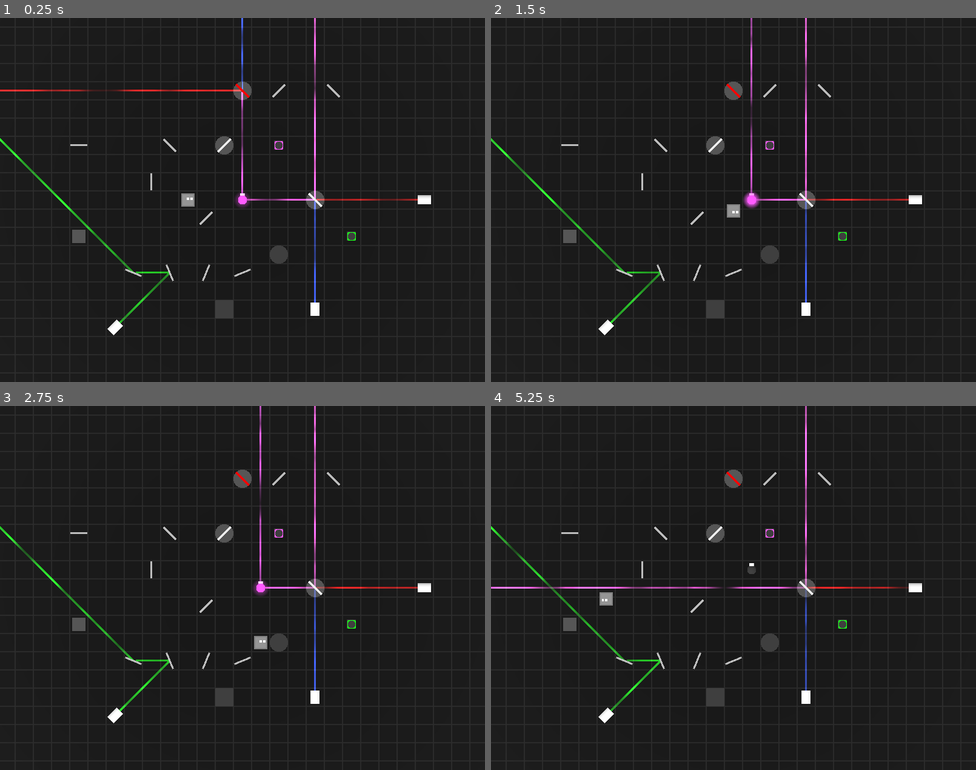
Above: before the commit, frames 1-4 (two rows, left to right).
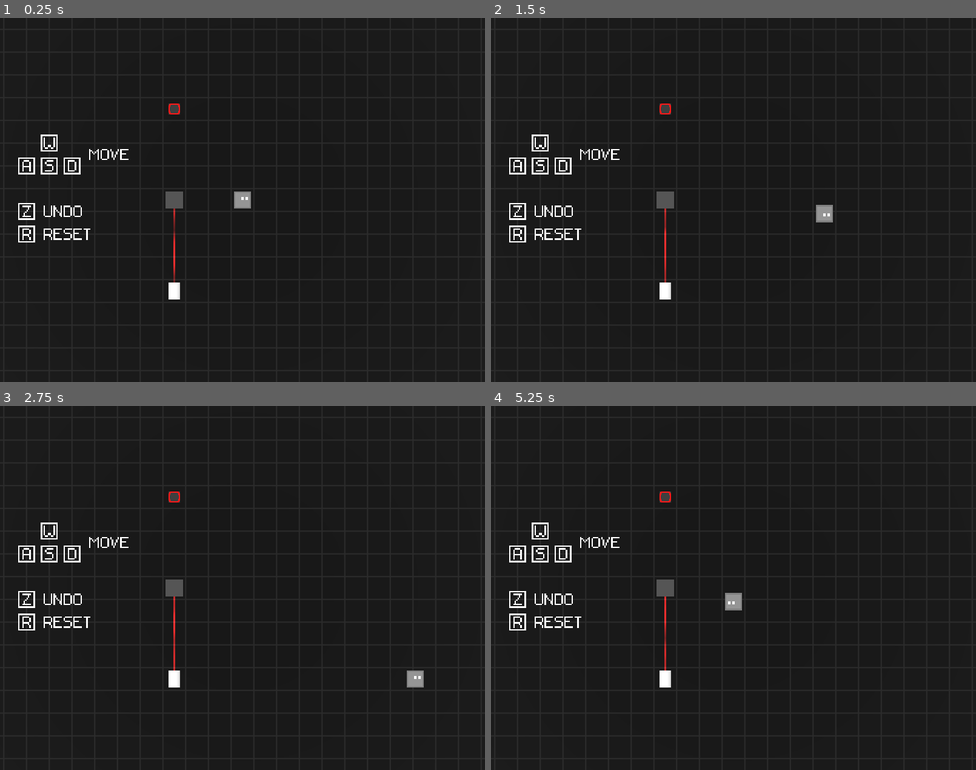
Above: after the commit, the same moments.

Repository: RiverApril/EnergyJam
Game: Godot game, scene res://levels/level_1.tscn
Same seed, same stepped clock (60 frames per second), same inputs: the game is played once before the commit and once after it. Before the commit the project starts from res://levels/playground.tscn.
Inputs (mouse positions are in pixels of both pictures, inside the frame that each line leads up to):
- Up to frame 1 (0.25 s): no input
- Up to frame 2 (1.5 s): tap Enter at 0.5 s; move the mouse to (840, 181) at 0.52 s; hold D (Right) 0.53-1.28 s; tap Z (Undo) at 0.6, 1.35 s; move the mouse to (636, 218) at 1.27 s; hold S (Down) from 1.28 s (still down)
- Up to frame 3 (2.75 s): move the mouse to (291, 507) at 2.02 s; release S (Down) at 2.03 s; hold D (Right) from 2.03 s (still down); tap Z (Undo) at 2.1 s
- Up to frame 4 (5.25 s): move the mouse to (709, 660) at 2.77 s; release D (Right) at 2.78 s; hold W (Up) 2.78-3.53 s; tap Z (Undo) every 0.75 s from 2.85 to 5.1 s; move the mouse to (879, 642) at 3.52 s; hold A (Left) 3.53-5.03 s; move the mouse to (588, 533) at 4.27 s; move the mouse to (757, 588) at 5.02 s; hold S (Down) from 5.03 s (still down)

The runs differ from the first frame. In frame 1, 3.9% of the frame differs, in the area x 0-89%, y 0-88%; in frame 2, 3.8%; in frame 3, 3.7%; in frame 4, 3.8%.

Commit message:
add controls sprite, changed camera view size

Diff:
--- a/datas/all_levels.tres
+++ b/datas/all_levels.tres
@@ -6,4 +6,4 @@
 script = ExtResource("1_mg7gl")
 main_menu = "res://levels/menu"
 levels_folder = "res://levels/"
-levels = PackedStringArray("playground", "Level_1", "Level_2", "Level_3", "Level_4", "Level_5", "Level_6", "Level_7", "Level_8", "Level_9", "Level_10")
+levels = PackedStringArray("Level_1", "Level_2", "Level_3", "Level_4", "Level_5", "Level_6", "Level_7", "Level_8", "Level_9", "Level_10")
--- a/levels/level_1.tscn
+++ b/levels/level_1.tscn
@@ -1,6 +1,7 @@
-[gd_scene load_steps=6 format=3 uid="uid://twfiaksnra1t"]
+[gd_scene load_steps=7 format=3 uid="uid://twfiaksnra1t"]
 
 [ext_resource type="PackedScene" uid="uid://buxx8bxc0y6a8" path="res://objects/world_nodes.tscn" id="1_n2psw"]
+[ext_resource type="Texture2D" uid="uid://cbx44vhv2b4dh" path="res://textures/controls.png" id="2_e4vy7"]
 [ext_resource type="PackedScene" uid="uid://wdtsu7b21k3j" path="res://objects/player.tscn" id="2_gbeps"]
 [ext_resource type="PackedScene" uid="uid://csgcpmpema2ta" path="res://objects/emitter.tscn" id="3_rpyud"]
 [ext_resource type="PackedScene" uid="uid://u1lex88s588t" path="res://objects/block.tscn" id="4_ga1bi"]
@@ -10,18 +11,25 @@
 
 [node name="World" parent="." instance=ExtResource("1_n2psw")]
 
+[node name="Controls Sprite" type="Sprite3D" parent="."]
+transform = Transform3D(1, 0, 0, 0, -4.37114e-08, 1, 0, -1, -4.37114e-08, -6, -0.75, 0)
+pixel_size = 0.0625
+texture_filter = 0
+texture = ExtResource("2_e4vy7")
+
 [node name="Player Block" parent="." instance=ExtResource("2_gbeps")]
-transform = Transform3D(1, 0, 0, 0, 1, 0, 0, 0, 1, 2, 0, 2)
 
 [node name="Laser (Red)" parent="." instance=ExtResource("3_rpyud")]
-transform = Transform3D(1, 0, 0, 0, 1, 0, 0, 0, 1, -3, 0, 2)
+transform = Transform3D(1, 0, 0, 0, 1, 0, 0, 0, 1, -3, 0, 4)
 script = null
 
 [node name="Block" parent="." instance=ExtResource("4_ga1bi")]
 transform = Transform3D(1, 0, 0, 0, 1, 0, 0, 0, 1, -3, 0, 0)
 
 [node name="Glow Block" parent="." instance=ExtResource("5_rb8bl")]
-transform = Transform3D(1, 0, 0, 0, 1, 0, 0, 0, 1, -3, 0, -3)
+transform = Transform3D(1, 0, 0, 0, 1, 0, 0, 0, 1, -3, 0, -4)
 script = null
 metadata/objective_red = true
 metadata/objective_green = false
+
+[editable path="World"]
--- a/levels/menu.tscn
+++ /dev/null
@@ -1,7 +0,0 @@
-[gd_scene load_steps=2 format=3 uid="uid://crbomvuo6nukc"]
-
-[ext_resource type="PackedScene" uid="uid://buxx8bxc0y6a8" path="res://objects/world_nodes.tscn" id="1_n2e0c"]
-
-[node name="Menu" type="Node3D"]
-
-[node name="World" parent="." instance=ExtResource("1_n2e0c")]
--- a/objects/world_nodes.tscn
+++ b/objects/world_nodes.tscn
@@ -37,7 +37,7 @@
 [node name="Camera3D" type="Camera3D" parent="."]
 transform = Transform3D(1, 0, 0, 0, -4.37114e-08, 1, 0, -1, -4.37114e-08, 0, 10, 0)
 projection = 1
-size = 20.0
+size = 16.0
 
 [node name="Floor" type="MeshInstance3D" parent="."]
 transform = Transform3D(1, 0, 0, 0, 1, 0, 0, 0, 1, 0, -1, 0)
--- a/project.godot
+++ b/project.godot
@@ -11,7 +11,7 @@
 [application]
 
 config/name="Energy Jam"
-run/main_scene="res://levels/playground.tscn"
+run/main_scene="res://levels/Level_1.tscn"
 config/features=PackedStringArray("4.3", "GL Compatibility")
 config/icon="res://icon.svg"
 
--- a/scripts/all_levels.gd
+++ b/scripts/all_levels.gd
@@ -2,7 +2,5 @@
 
 class_name AllLevels
 
-@export var main_menu: String
-
 @export var levels_folder = "res://levels/"
 @export var levels: PackedStringArray
Binary file added: textures/controls.png
Not shown, added: textures/controls.png.import
